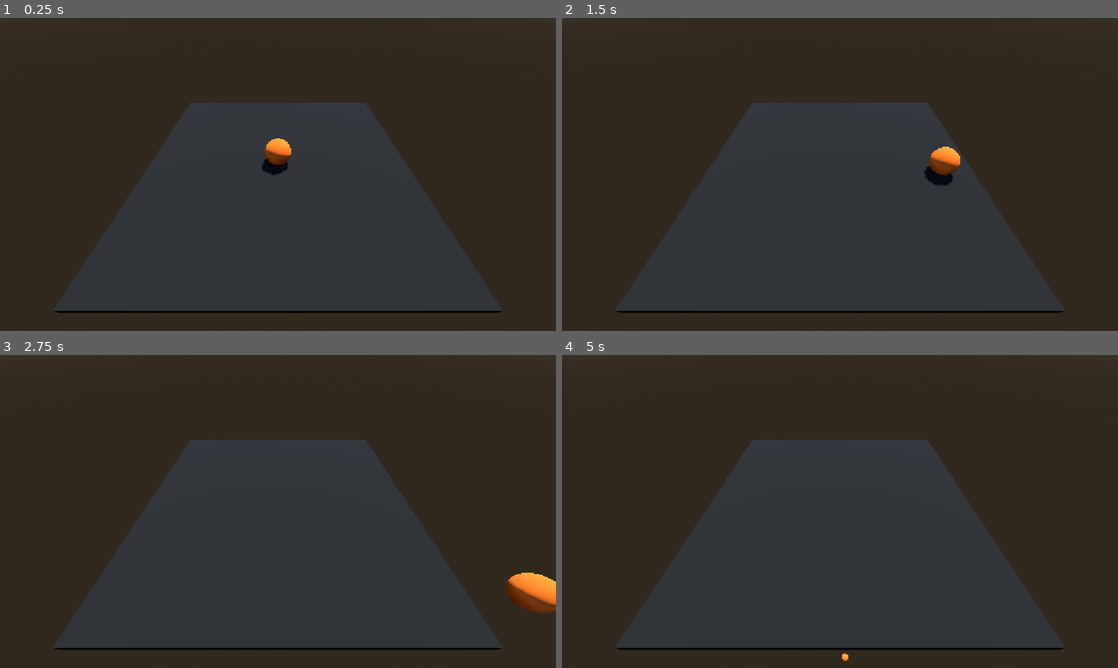
Above: before the commit, frames 1-4 (two rows, left to right).
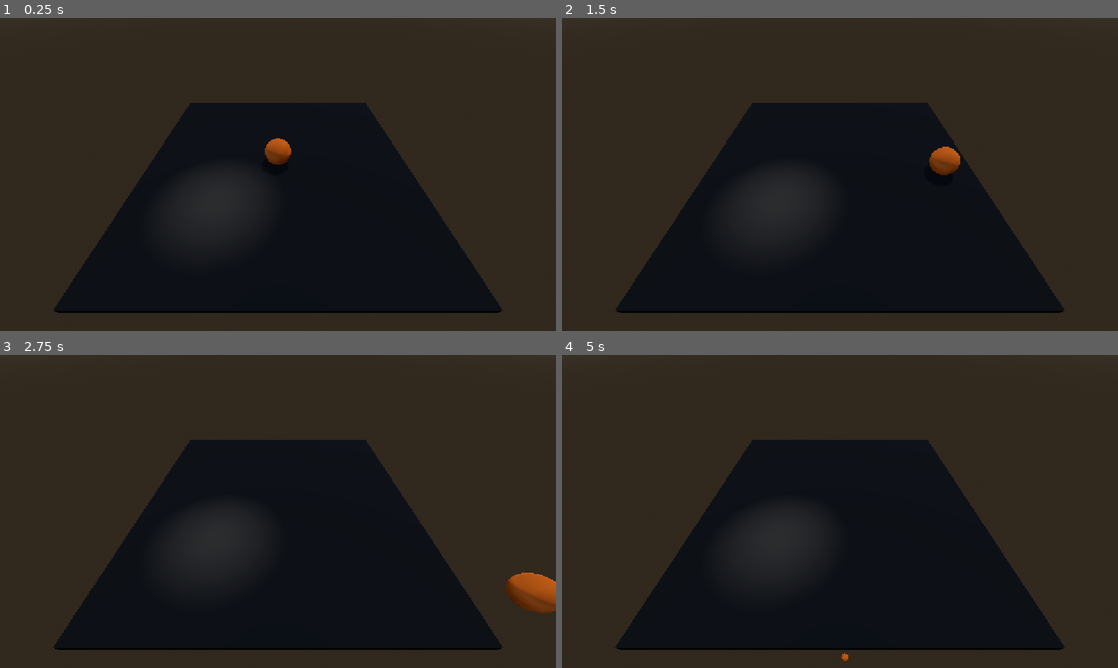
Above: after the commit, the same moments.

Repository: Dempsey845/moonlit-mayhem
Game: Godot game, scene res://Graveyard/graveyard.tscn
The game is run twice, just before and just after one commit, with the same random seed, the same clock (stepped at 60 frames per second) and the same inputs.
Inputs:
- Up to frame 1 (0.25 s): no input
- Up to frame 2 (1.5 s): tap Enter at 0.5 s; hold D (move_right) 0.53-1.28 s; hold S (move_back) from 1.28 s (still down)
- Up to frame 3 (2.75 s): release S (move_back) at 2.03 s; hold D (move_right) from 2.03 s (still down)
- Up to frame 4 (5 s): release D (move_right) at 2.78 s; hold W (move_forward) 2.78-3.53 s; hold A (move_left) from 3.53 s (still down); tap Space at 4.25 s

The runs differ from the first frame. In frame 1, 33% of the frame differs, in the area x 9-91%, y 27-94%; in frame 2, 33%; in frame 3, 34%, in the area x 9-100%, y 27-94%; in frame 4, 34%.

Commit message:
Created a spotlight that will act as the moonlight area and created a script that detects if the player is in the light area.

Diff:
--- a/Graveyard/graveyard.tscn
+++ b/Graveyard/graveyard.tscn
@@ -1,6 +1,7 @@
 [gd_scene format=3 uid="uid://dbyfdoyyhd0d4"]
 
 [ext_resource type="PackedScene" uid="uid://c5sh5wsrxb575" path="res://Player/player.tscn" id="1_puhq3"]
+[ext_resource type="Script" uid="uid://bc6q6c74okrly" path="res://Moonlight/moonlight.gd" id="2_rvh4u"]
 
 [sub_resource type="ProceduralSkyMaterial" id="ProceduralSkyMaterial_hff6p"]
 sky_horizon_color = Color(0.66224277, 0.6717428, 0.6867428, 1)
@@ -21,6 +22,7 @@
 
 [node name="DirectionalLight3D" type="DirectionalLight3D" parent="." unique_id=1076600132]
 transform = Transform3D(-0.8660254, -0.43301278, 0.25, 0, 0.49999997, 0.86602545, -0.50000006, 0.75, -0.43301266, 0, 0, 0)
+light_energy = 0.1
 shadow_enabled = true
 
 [node name="WorldEnvironment" type="WorldEnvironment" parent="." unique_id=1206113737]
@@ -38,3 +40,12 @@
 
 [node name="Camera3D" type="Camera3D" parent="." unique_id=2064649073]
 transform = Transform3D(1, 0, 0, 0, 0.7071068, 0.7071068, 0, -0.7071068, 0.7071068, 0, 5.334407, 6.061539)
+
+[node name="Moonlight" type="SpotLight3D" parent="." unique_id=884361163 node_paths=PackedStringArray("player")]
+transform = Transform3D(1, 0, 0, 0, -4.371139e-08, 1, 0, -1, -4.371139e-08, -2, 4, 2)
+light_energy = 4.644
+spot_range = 6.0
+spot_angle = 30.0
+script = ExtResource("2_rvh4u")
+player = NodePath("../Player")
+ground_y = -0.1
--- /dev/null
+++ b/Moonlight/moonlight.gd
@@ -0,0 +1,29 @@
+extends SpotLight3D
+
+@export var player: Node3D
+@export var ground_y: float = 0.0
+
+var player_in_light: bool = false
+
+func _physics_process(_delta: float) -> void:
+	player_in_light = is_player_in_light()
+
+
+func is_player_in_light() -> bool:
+	if not is_instance_valid(player) or not is_visible_in_tree():
+		return false
+
+	var height: float = global_position.y - ground_y
+
+	if height <= 0.0:
+		return false
+
+	var radius: float = height * tan(deg_to_rad(spot_angle))
+
+	var light_position: Vector2 = Vector2(global_position.x, global_position.z)
+	var player_position: Vector2 = Vector2(player.global_position.x, player.global_position.z)
+	var distance_squared: float = light_position.distance_squared_to(player_position)
+
+	var within_range: bool = height * height + distance_squared <= spot_range * spot_range
+
+	return within_range and distance_squared <= radius * radius
Not shown, added: Moonlight/moonlight.gd.uid
